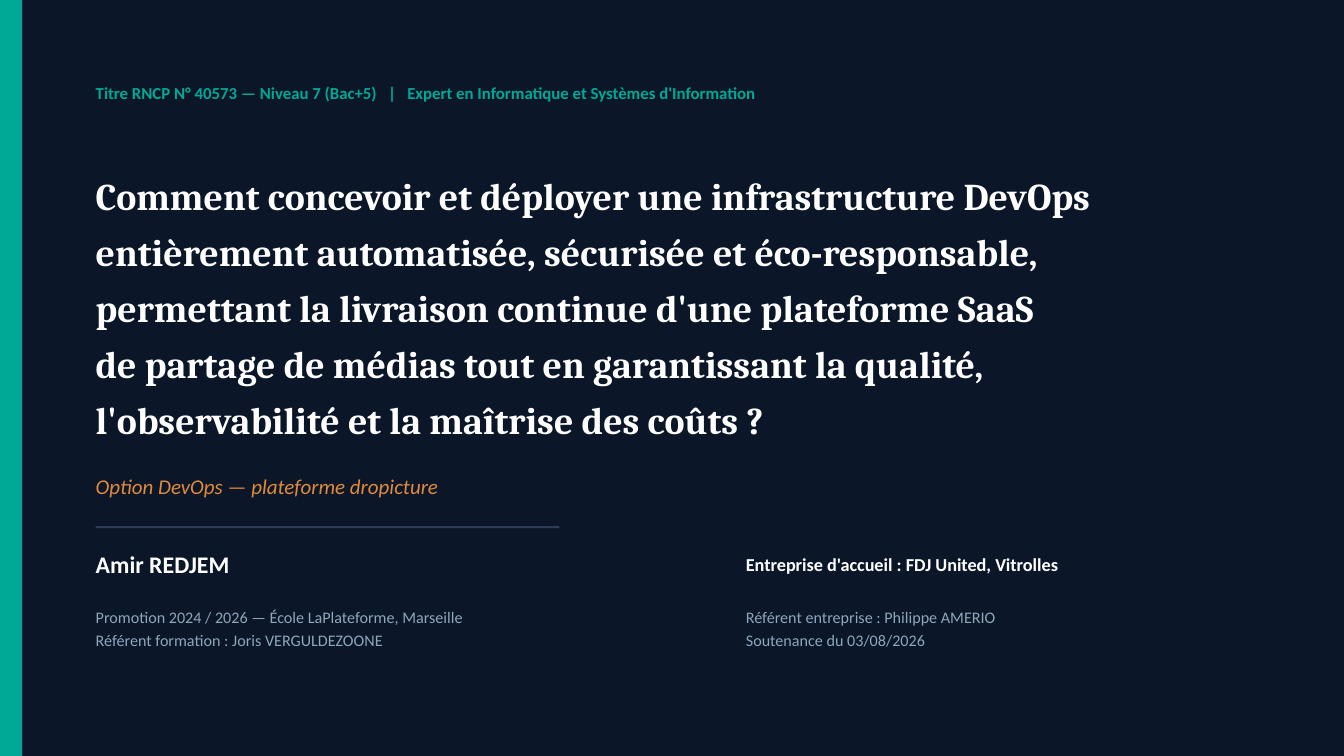
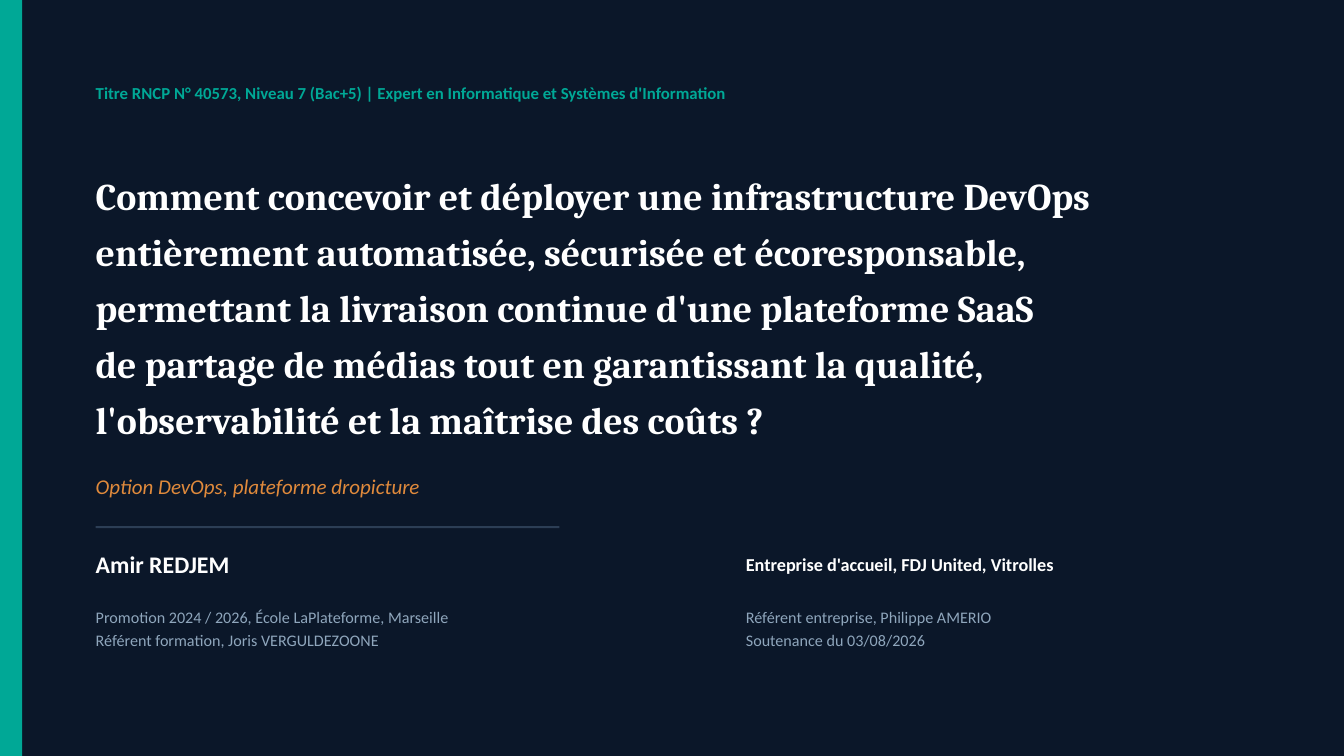
Before and after one commit to redjem-amir/dropicture, a slide deck: slide 1 of docs/diapo/diapo.pptx. Drawn at 1344x756 pixels with LibreOffice and Linux fonts; fonts in the diff are those of the drawing. Boxes give left, top, right and bottom in pixels: in the first picture for what was removed or moved away, otherwise in the second. Text is boxed around its words. In the diff, an @@ line names an element or a change of style, - is before the commit and + after.

```diff
--- a/docs/diapo/diapo.pptx
+++ b/docs/diapo/diapo.pptx
@@ text at (x1=96, y1=87, x2=725, y2=102): text changed @@
-Titre RNCP N° 40573 — Niveau 7 (Bac+5) | Expert en Informatique et Systèmes d'Information
+Titre RNCP N° 40573, Niveau 7 (Bac+5) | Expert en Informatique et Systèmes d'Information
@@ text at (x1=96, y1=239, x2=1026, y2=274): text changed @@
-entièrement automatisée, sécurisée et éco-responsable,
+entièrement automatisée, sécurisée et écoresponsable,
@@ text at (x1=96, y1=479, x2=419, y2=498): text changed @@
-Option DevOps — plateforme dropicture
+Option DevOps, plateforme dropicture
@@ text at (x1=746, y1=558, x2=1054, y2=574): text changed @@
-Entreprise d'accueil : FDJ United, Vitrolles
+Entreprise d'accueil, FDJ United, Vitrolles
@@ text at (x1=96, y1=610, x2=448, y2=648): text changed @@
-Promotion 2024 / 2026 — École LaPlateforme, Marseille
-Référent formation : Joris VERGULDEZOONE
+Promotion 2024 / 2026, École LaPlateforme, Marseille
+Référent formation, Joris VERGULDEZOONE
@@ text at (x1=746, y1=612, x2=991, y2=626): text changed @@
-Référent entreprise : Philippe AMERIO
+Référent entreprise, Philippe AMERIO
```
Also in this commit, not shown: 2 other slides changed, 36 slides added, 59 slides removed, 21 other files.
